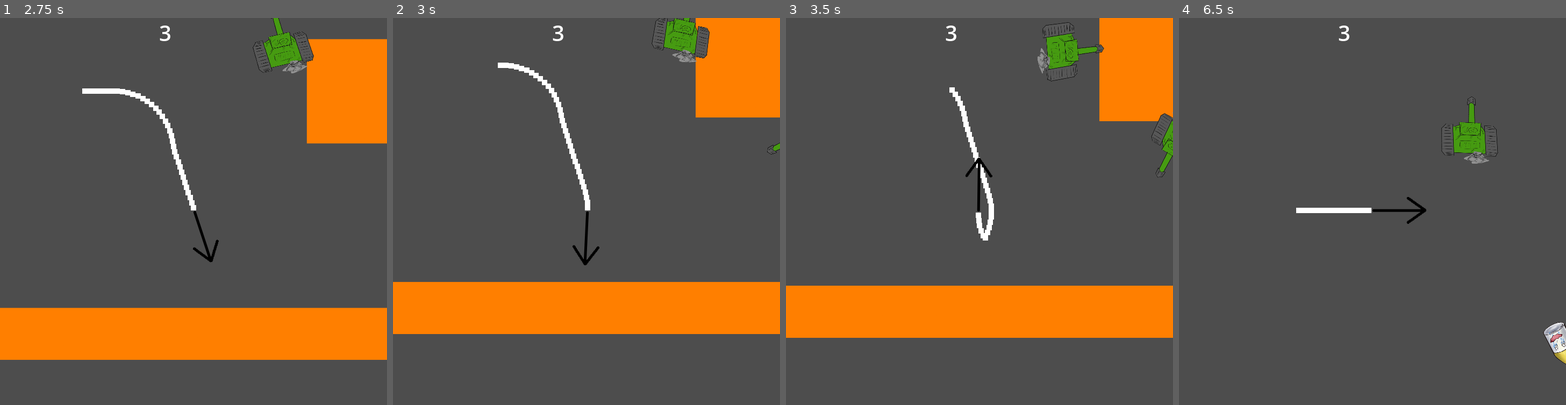
Above: before the commit, frames 1-4 (left to right).
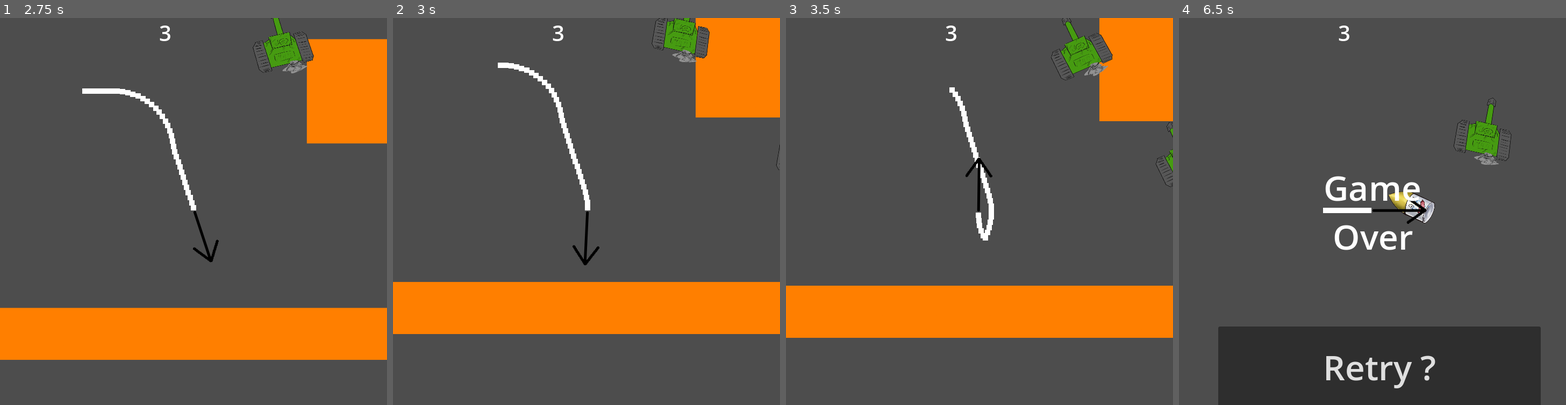
Above: after the commit, the same moments.

Repository: zazak03/jamimag
Game: Godot game, scene res://levels/level_three.tscn
Same seed, same stepped clock (60 frames per second), same inputs: the game is played once before the commit and once after it. This scene is started directly instead of the project's main scene.
Inputs:
- Up to frame 1 (2.75 s): click "Start" at 0.5 s; hold Right (turn_clockwise) 1.28-2.03 s; tap Left (turn_counterclockwise) at 2.1 s
- Up to frame 2 (3 s): hold Right (turn_clockwise) from 2.78 s (still down)
- Up to frame 3 (3.5 s): keep holding Right (turn_clockwise)
- Up to frame 4 (6.5 s): release Right (turn_clockwise) at 3.53 s; tap Left (turn_counterclockwise) at 3.6 s; hold Right (turn_clockwise) 4.28-5 s; click "Retry ?" at 5 s; click "Start" at 5.75 s

Frame 1 is identical in both runs. In frame 2, less than 0.1% of the frame differs, in the area x 96-100%, y 32-40%; in frame 3, 1.7%; in frame 4, 20%, in the area x 10-100%, y 20-100%.

Commit message:
efacage projectile en reload

Diff:
--- a/levels/level_three.tscn
+++ b/levels/level_three.tscn
@@ -45,7 +45,7 @@
 
 [node name="ennemy_follow" parent="Path2D2" node_paths=PackedStringArray("target") instance=ExtResource("5_5gm6b")]
 position = Vector2(545.565, 338.77)
-rotation = -0.164061
+rotation = -0.164063
 target = NodePath("../../Fleche_complet/fleche")
 vitesse_de_tire = 4.0
 
@@ -56,7 +56,7 @@
 
 [node name="ennemy_follow" parent="Path2D" node_paths=PackedStringArray("target") instance=ExtResource("5_5gm6b")]
 position = Vector2(676, -254)
-rotation = 0.0110758
+rotation = 0.0110753
 target = NodePath("../../Fleche_complet/fleche")
 vitesse_de_tire = 4.0
 
--- a/levels/level_two.tscn
+++ b/levels/level_two.tscn
@@ -36,7 +36,6 @@
 
 [node name="ennemy_follow" parent="Path2D" node_paths=PackedStringArray("target") instance=ExtResource("6_bglr8")]
 position = Vector2(1353, 149)
-rotation = -1.53736
 target = NodePath("../../Fleche_complet/fleche")
 vitesse_de_tire = 5.0
 
--- a/scenes/ennemy.tscn
+++ b/scenes/ennemy.tscn
@@ -49,6 +49,7 @@
 }
 
 [node name="ennemy_follow" type="PathFollow2D" groups=["ennemis"]]
+rotates = false
 script = ExtResource("1_2md5m")
 
 [node name="ennemy" type="Area2D" parent="." groups=["ennemi"]]
--- a/scripts/ennemy.gd
+++ b/scripts/ennemy.gd
@@ -8,7 +8,7 @@
 	var bullet_instance = bullet_scene.instantiate()
 	$ennemy_oriantation.global_rotation = 0
 	$ennemy_oriantation.rotate(get_angle_to(target.global_position))
-	get_tree().root.add_child(bullet_instance)
+	get_tree().root.get_child(0).add_child(bullet_instance)
 	bullet_instance.global_position = $ennemy_oriantation/bullet_start.global_position
 	bullet_instance.global_rotation = $ennemy_oriantation.global_rotation + PI/2
 
--- a/scripts/template_scene.gd
+++ b/scripts/template_scene.gd
@@ -13,6 +13,10 @@
 
 func _ready():
 	get_tree().paused = true
+	var children = get_children()
+	for child in children:
+		if child.is_in_group("projectile"):
+			child.queue_free()
 
 func _process(delta):
 	emit_signal("updatehud", score, mul, kills)
Not shown: 1 places in levels/level_one.tscn that only renumber resources
Not shown: 1 places in levels/level_three.tscn that only renumber resources
Not shown: 1 places in levels/level_two.tscn that only renumber resources
